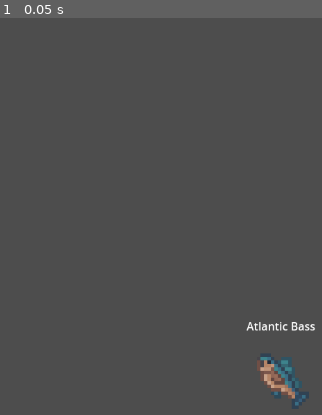
Above: before the commit, frame 1.
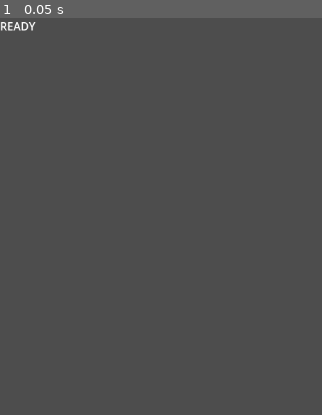
Above: after the commit, the same moment.

Repository: mabanana/sloth
Game: Godot game, scene res://Fishing/scene.tscn
Two runs of this game, one before a commit and one after it. Both use one fixed random seed, a clock stepped at 60 frames per second and the inputs below. This scene is started directly instead of the project's main scene.
Inputs:
- Up to frame 1 (0.05 s): no input

The runs differ from the first frame. In frame 1, 1.5% of the frame differs, in the area x 0-98%, y 1-99%.
Error after the commit: Trying to assign value of type 'Window' to a variable of type 'main.gd'. (res://Fishing/fishing_scene.gd:22)

Commit message:
Add Casting inputs

Diff:
--- a/Fishing/fishing_scene.gd
+++ b/Fishing/fishing_scene.gd
@@ -1,15 +1,36 @@
 extends Node2D
 class_name FishingScene
 
+var main: Main
+var state: FishingState
+var cast_power: float = 0
+var max_cast_power: float = 3
+var minimum_cast_power: float = 0.6
+@export var state_label: Label
+
+enum FishingState {
+	READY,         # Ready to start fishing
+	AIMING,        # Aiming and building cast_power
+	CASTING,       # Throwing the line in animation
+	BOBBING,       # Line is in the water, waiting for a bite
+	REELING,       # Actively reeling in a caught fish
+	CAUGHT,        # Evaluating the catch
+}
+
 # Called when the node enters the scene tree for the first time.
 func _ready():
+	main = get_parent()
 	add_fish(load("res://Fishing/FishResources/AtlBass.tres"))
+
 	pass # Replace with function body.
 
 
 # Called every frame. 'delta' is the elapsed time since the previous frame.
 func _process(delta):
-	pass
+	state_label.text = FishingState.keys()[state]
+	if state == FishingState.AIMING:
+		cast_power += delta
+		cast_power = min(max_cast_power, cast_power)
 
 func get_random_pos(initial = null):
 	var view_size: Vector2 = get_viewport_rect().size
@@ -20,3 +41,42 @@
 	new_fish.resource = resource
 	new_fish.position = get_random_pos()
 	add_child(new_fish)
+
+func _unhandled_input(event):
+	var result: Dictionary = main.input_handler.handle_input(event)
+	if result and result.context == InputHandler.Context.key_pressed or result.context == InputHandler.Context.mouse_pressed:
+		match result["action"]:
+			InputHandler.PlayerActions.INTERACT:
+				interact()
+	if result and result.context == InputHandler.Context.key_released or result.context == InputHandler.Context.mouse_released:
+		match result["action"]:
+			InputHandler.PlayerActions.INTERACT:
+				interact(true)
+
+func interact(is_release = false):
+	match state:
+		FishingState.READY:
+			if not is_release:
+				state = FishingState.AIMING
+		FishingState.AIMING:
+			if is_release:
+				if cast_power > minimum_cast_power:
+					var power = cast_power
+					state = FishingState.CASTING
+					cast_power = 0
+					cast_rod(power)
+				else:
+					state = FishingState.READY
+					print("cast power too low.")
+		FishingState.CASTING:
+			state = FishingState.READY
+		FishingState.BOBBING:
+			state = FishingState.READY
+		FishingState.REELING:
+			state = FishingState.READY
+		FishingState.CAUGHT:
+			state = FishingState.READY
+
+func cast_rod(power):
+	print("casted rod at %s power" % [power])
+	pass
--- a/Fishing/scene.tscn
+++ b/Fishing/scene.tscn
@@ -2,5 +2,10 @@
 
 [ext_resource type="Script" path="res://Fishing/fishing_scene.gd" id="1_pkqmd"]
 
-[node name="Fishing" type="Node2D"]
+[node name="Fishing" type="Node2D" node_paths=PackedStringArray("state_label")]
 script = ExtResource("1_pkqmd")
+state_label = NodePath("Label")
+
+[node name="Label" type="Label" parent="."]
+offset_right = 40.0
+offset_bottom = 23.0
